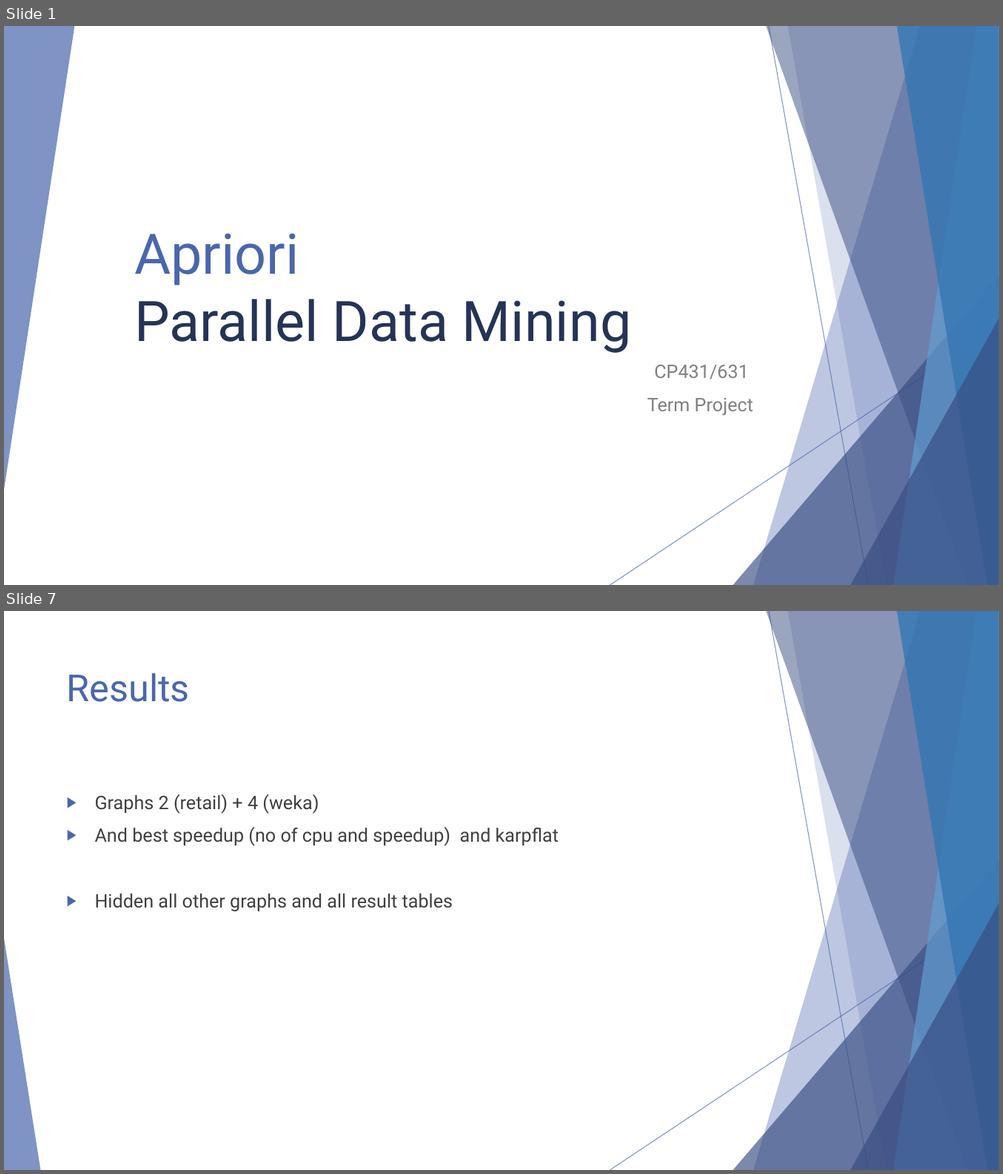
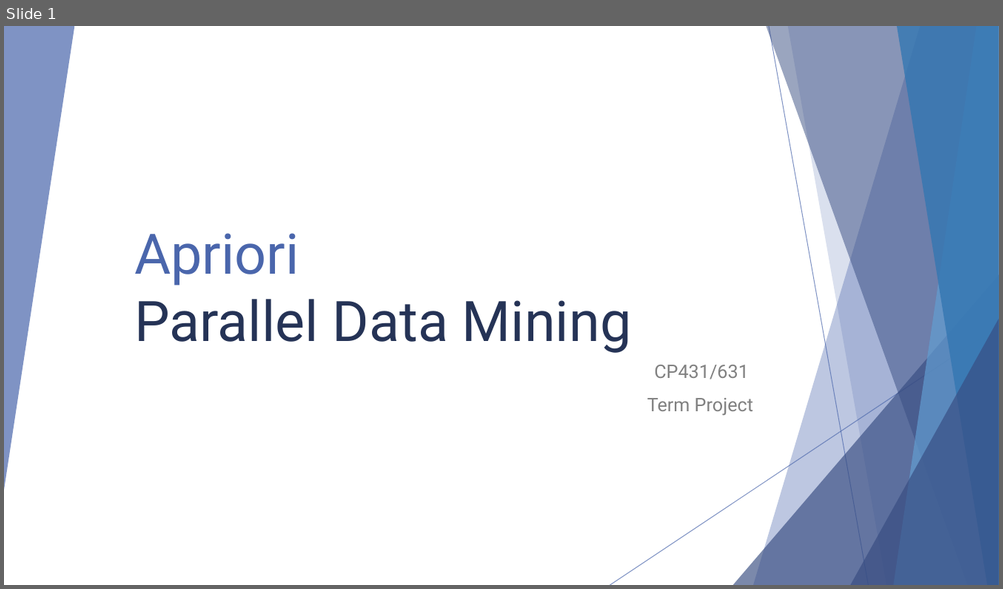
Before and after one commit to ParallelProgramming/Term-Project, a slide deck: Parallel Data Mining.pptx. Shown one above the other, each under a label of ours: slides 1 and 7 before the commit, slide 1 after it; the slides between them are not shown. The pictures are 1003x1174 and 1003x589 pixels, drawn with LibreOffice and Linux fonts; fonts in the diff are those of the drawing. Boxes give left, top, right and bottom in pixels: in the first picture for what was removed or moved away, otherwise in the second. Text is boxed around its words. In the diff, an @@ line names an element or a change of style, - is before the commit and + after.

```diff
--- a/Parallel Data Mining.pptx
+++ b/Parallel Data Mining.pptx
@@ slide 7 removed at [4,611,999,1170], background #FFFFFF; not listed: 9 template elements that a slide beside it also shows @@
@@ title removed at [67,673,190,702] @@
-Results
@@ text removed at [95,795,558,912] @@
-▶ Graphs 2 (retail) + 4 (weka)
-▶ And best speedup (no of cpu and speedup) and karpflat
-▶ Hidden all other graphs and all result tables
@@ triangle removed at [4,939,40,1170] @@
```
Also in this commit, not shown: 7 slides changed, 12 slides added, 3 other slides removed, 2 other files.
